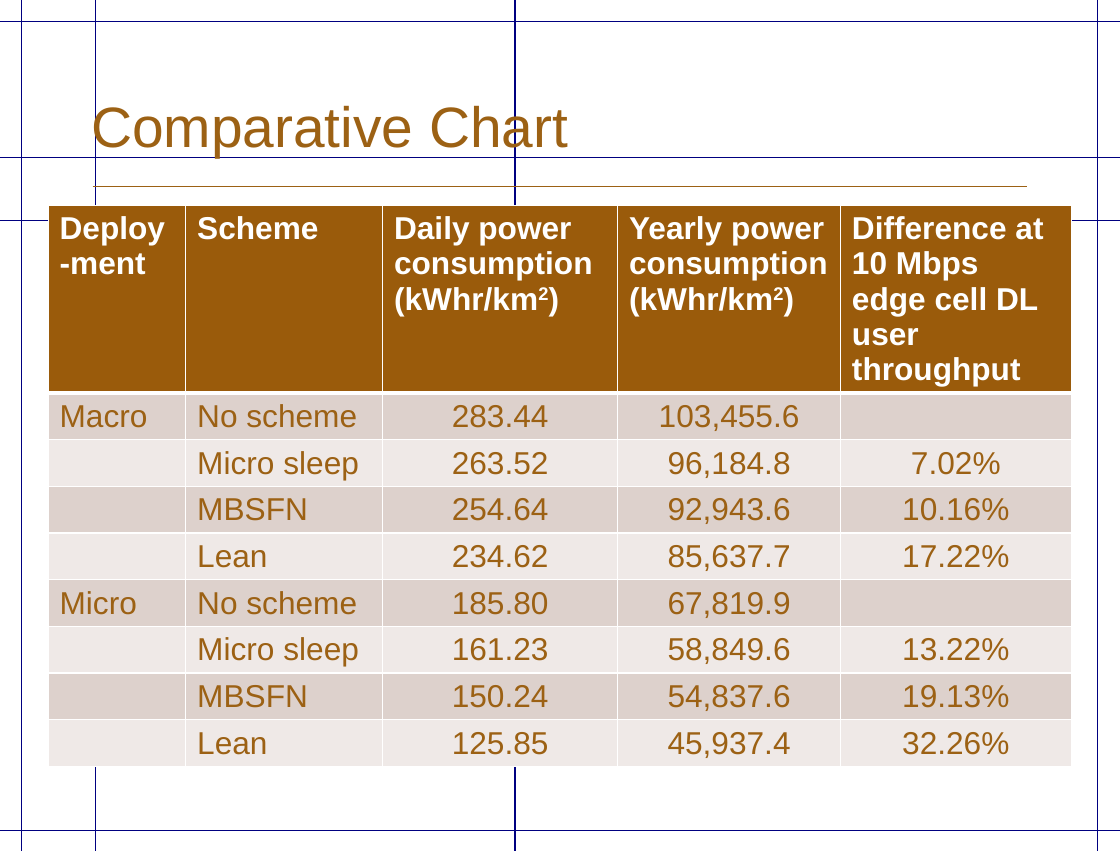
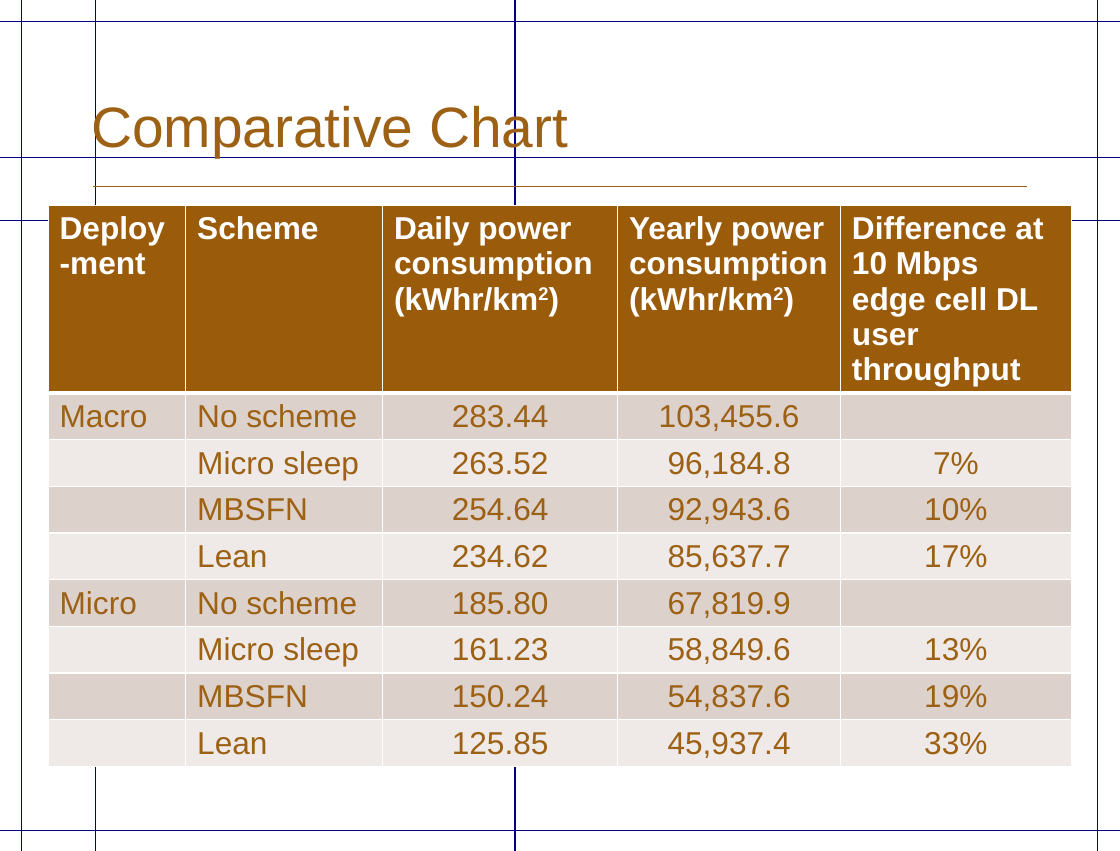
Before and after one commit to sharmakoustubh/Thesis, a slide deck: slide 27 of PresentationKoustubh_version1.pptx (slide 33 before the commit). Drawn at 1120x851 pixels with LibreOffice and Linux fonts; fonts in the diff are those of the drawing; background and template pictures are left out. Boxes give left, top, right and bottom in pixels: in the first picture for what was removed or moved away, otherwise in the second. Text is boxed around its words. In the diff, an @@ line names an element or a change of style, - is before the commit and + after.

```diff
--- a/PresentationKoustubh_version1.pptx
+++ b/PresentationKoustubh_version1.pptx
@@ table at [48,206,1072,801] @@
-row 3, column 5: 7.02%
+row 3, column 5: 7%
-row 4, column 5: 10.16%
+row 4, column 5: 10%
-row 5, column 5: 17.22%
+row 5, column 5: 17%
-row 7, column 5: 13.22%
+row 7, column 5: 13%
-row 8, column 5: 19.13%
+row 8, column 5: 19%
-row 9, column 5: 32.26%
+row 9, column 5: 33%
```
Also in this commit, not shown: 6 other slides changed, 1 slide added, 1 other file.
